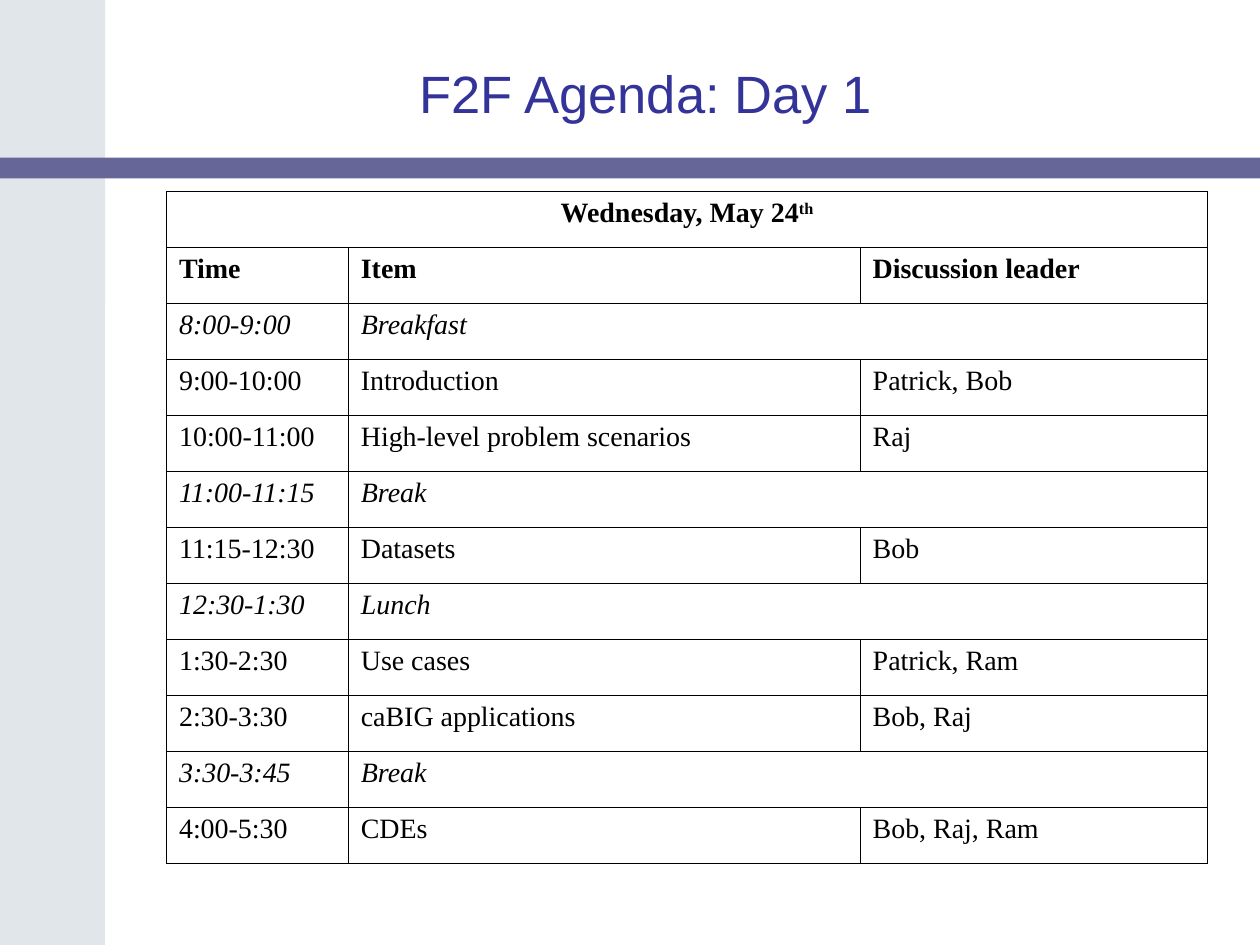
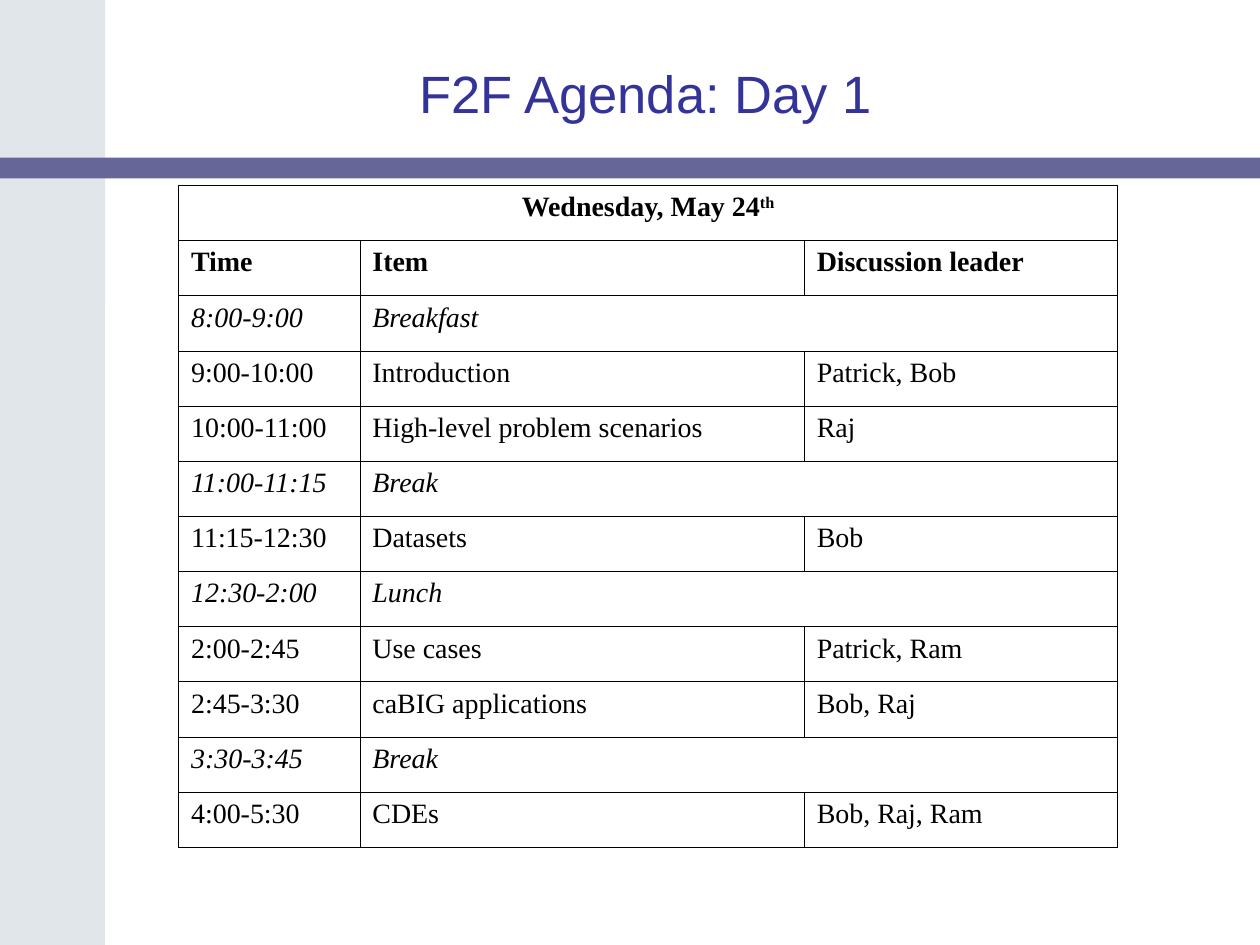
Before and after one commit to NCIP/catrip, a slide deck: slide 36 of catrip/documentation/presentations/catrip_f2f_2006_05/catrip_f2f_introduction_2006_05.ppt (slide 30 before the commit). Drawn at 1260x945 pixels with LibreOffice and Linux fonts; fonts in the diff are those of the drawing; background and template pictures are left out. Boxes give left, top, right and bottom in pixels: in the first picture for what was removed or moved away, otherwise in the second. Text is boxed around its words. In the diff, an @@ line names an element or a change of style, - is before the commit and + after.

```diff
--- a/catrip/documentation/presentations/catrip_f2f_2006_05/catrip_f2f_introduction_2006_05.ppt
+++ b/catrip/documentation/presentations/catrip_f2f_2006_05/catrip_f2f_introduction_2006_05.ppt
@@ table at <box>179,185,1118,848</box> @@
-row 8, column 1: 12:30-1:30
+row 8, column 1: 12:30-2:00
-row 9, column 1: 1:30-2:30
+row 9, column 1: 2:00-2:45
-row 10, column 1: 2:30-3:30
+row 10, column 1: 2:45-3:30
@@ table: place and size @@
-table at <box>166,192,1206,863</box>
+table at <box>179,185,1118,848</box>
```
Also in this commit, not shown: 3 other slides changed, 12 slides added, 6 slides removed.
